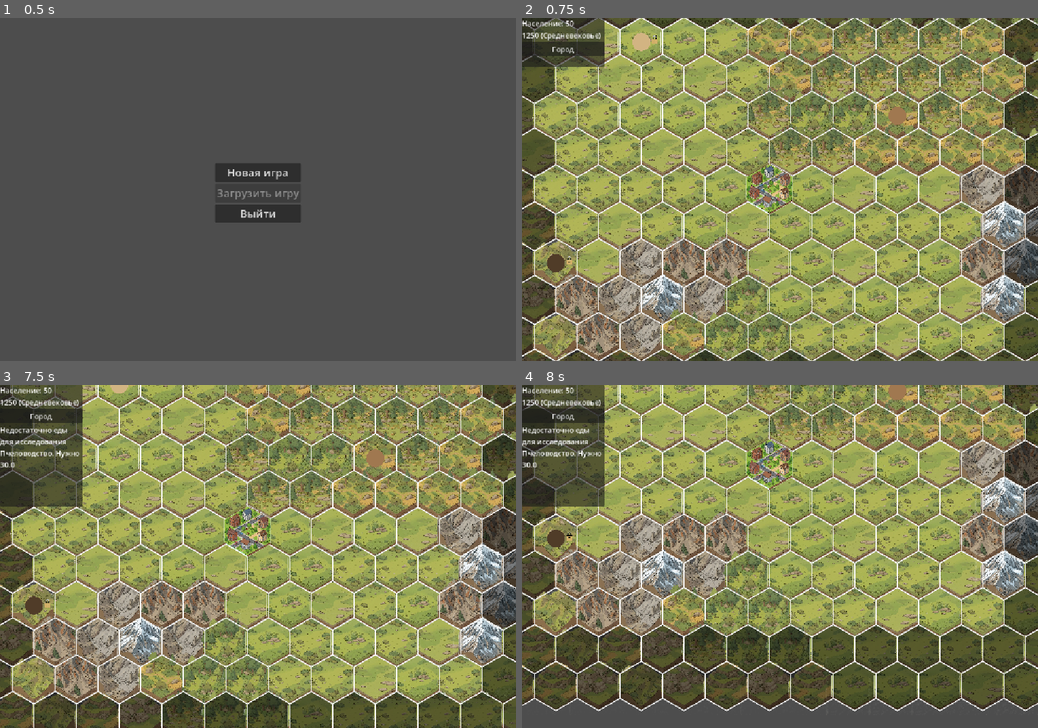
Above: before the commit, frames 1-4 (two rows, left to right).
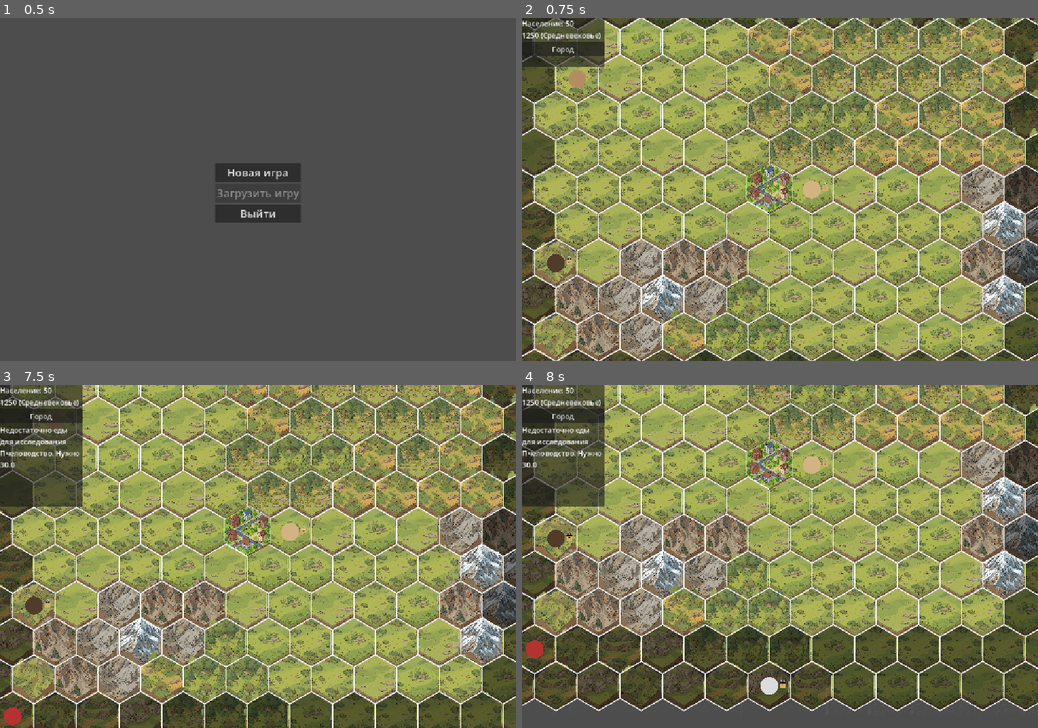
Above: after the commit, the same moments.

Repository: Night-Pryanik/The-City
Game: Godot game, scene res://scenes/main_menu.tscn
Same seed, same stepped clock (60 frames per second), same inputs: the game is played once before the commit and once after it.
Inputs:
- Up to frame 1 (0.5 s): no input
- Up to frame 2 (0.75 s): click "Новая игра" at 0.5 s
- Up to frame 3 (7.5 s): click "Город" at 1.25 s; click "Ресурсы" at 2 s; click "Здания" at 2.75 s; click "Торговля" at 3.5 s; click "Технологии" at 4.25 s; click "Изучить" at 5 s; click "Изучить" at 5.75 s; click "Изучить" at 6.5 s; click "Вернуться на карту" at 7.25 s
- Up to frame 4 (8 s): no input

Frame 1 is identical in both runs. In frame 2, 0.6% of the frame differs, in the area x 9-75%, y 4-53%; in frame 3, 0.5%; in frame 4, 0.6%.

Commit message:
Увеличено количество видов ресурсов, которые могут спавниться

Diff:
--- a/scripts/map_generator.gd
+++ b/scripts/map_generator.gd
@@ -59,10 +59,13 @@
 func _place_resources(tile_data: Array, res_dict: Dictionary, rows: int, cols: int, city_row: int, city_col: int):
     if res_dict.size() == 0:
         return
-    # Определяем количество видов (1 или 2) с шансом 30% на 2
+    # Определяем количество видов: 50% шанс на 2, 30% шанс на 3
+    var roll = randf()
     var num_types = 1
-    if randf() < 0.3:
+    if roll < 0.5:
         num_types = 2
+    elif roll < 0.8:   # 0.5 + 0.3 = 0.8
+        num_types = 3
     # Перемешиваем ключи и берём нужное количество
     var ids = res_dict.keys()
     ids.shuffle()
